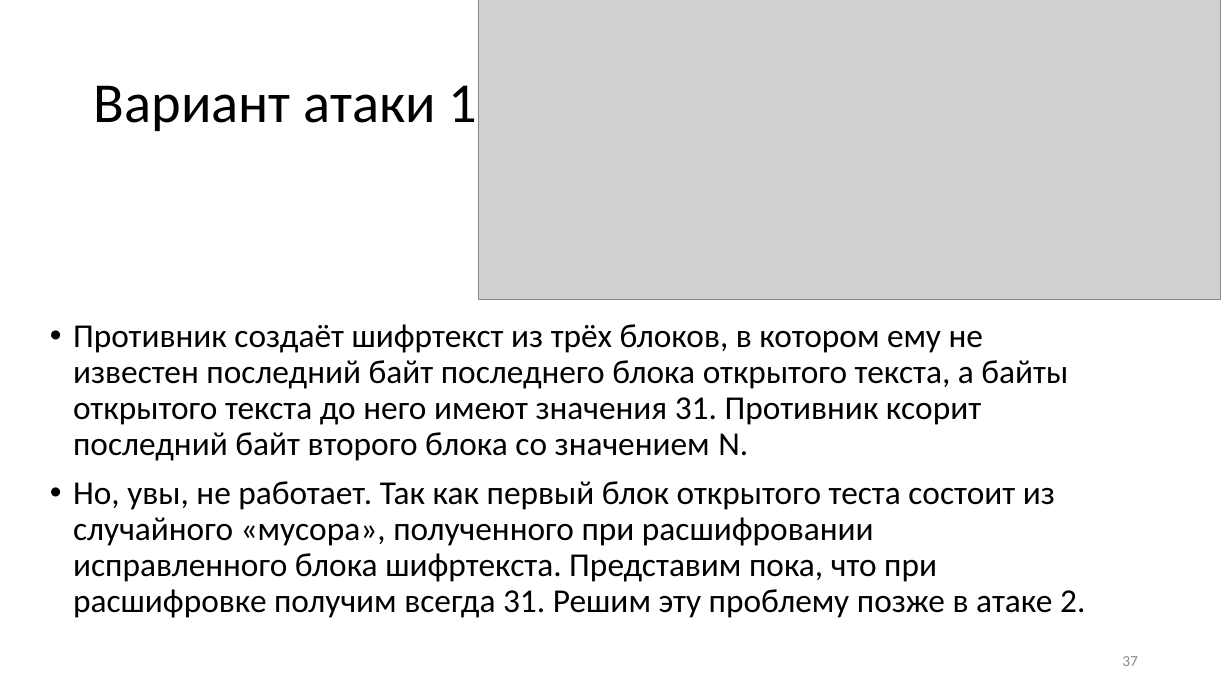
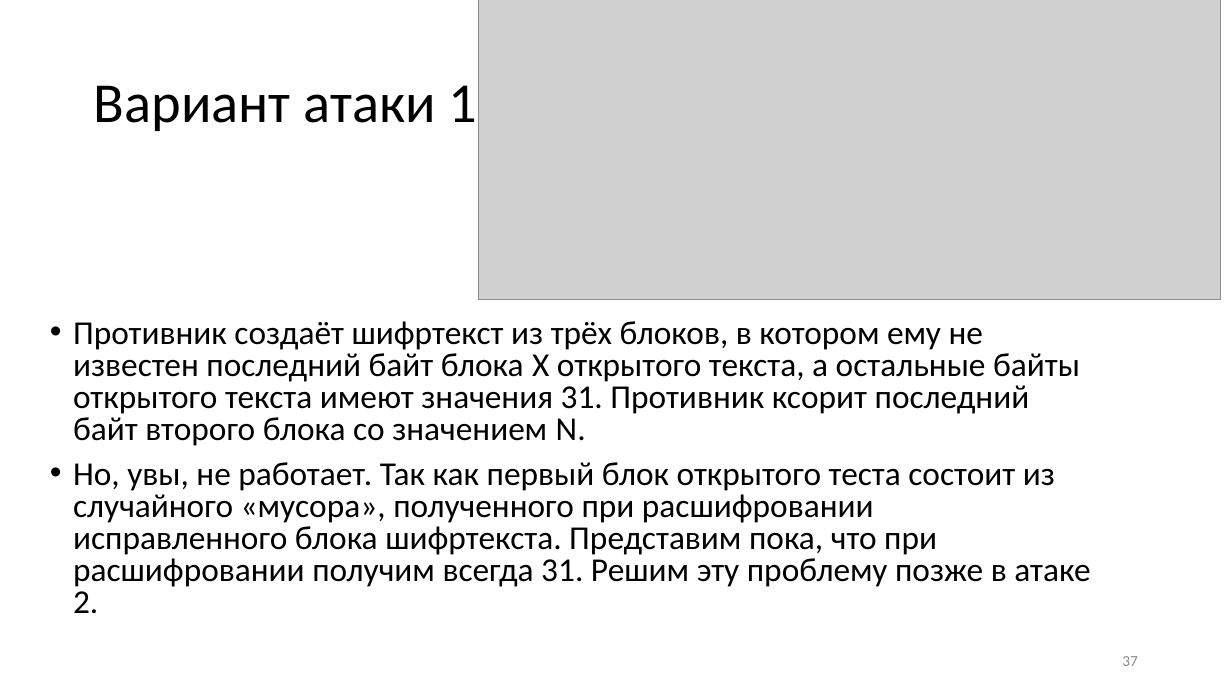
Before and after one commit to CryptoCourse/CryptoLectures, a slide deck: slide 37 of Lectures/Lecture13.pptx. Drawn at 1232x693 pixels with LibreOffice and Linux fonts; fonts in the diff are those of the drawing; grey boxes stand for pictures. Boxes give left, top, right and bottom in pixels: in the first picture for what was removed or moved away, otherwise in the second. Text is boxed around its words. In the diff, an @@ line names an element or a change of style, - is before the commit and + after.

```diff
--- a/Lectures/Lecture13.pptx
+++ b/Lectures/Lecture13.pptx
@@ text at <box>73,321,1090,613</box>: text changed @@
-• Противник создаёт шифртекст из трёх блоков, в котором ему не известен последний байт последнего блока открытого текста, а байты открытого текста до него имеют значения 31. Противник ксорит последний байт второго блока со значением N.
-• Но, увы, не работает. Так как первый блок открытого теста состоит из случайного «мусора», полученного при расшифровании исправленного блока шифртекста. Представим пока, что при расшифровке получим всегда 31. Решим эту проблему позже в атаке 2.
+• Противник создаёт шифртекст из трёх блоков, в котором ему не известен последний байт блока X открытого текста, а остальные байты открытого текста имеют значения 31. Противник ксорит последний байт второго блока со значением N.
+• Но, увы, не работает. Так как первый блок открытого теста состоит из случайного «мусора», полученного при расшифровании исправленного блока шифртекста. Представим пока, что при расшифровании получим всегда 31. Решим эту проблему позже в атаке 2.
```
Also in this commit, not shown: 2 other slides changed, 3 other files.
